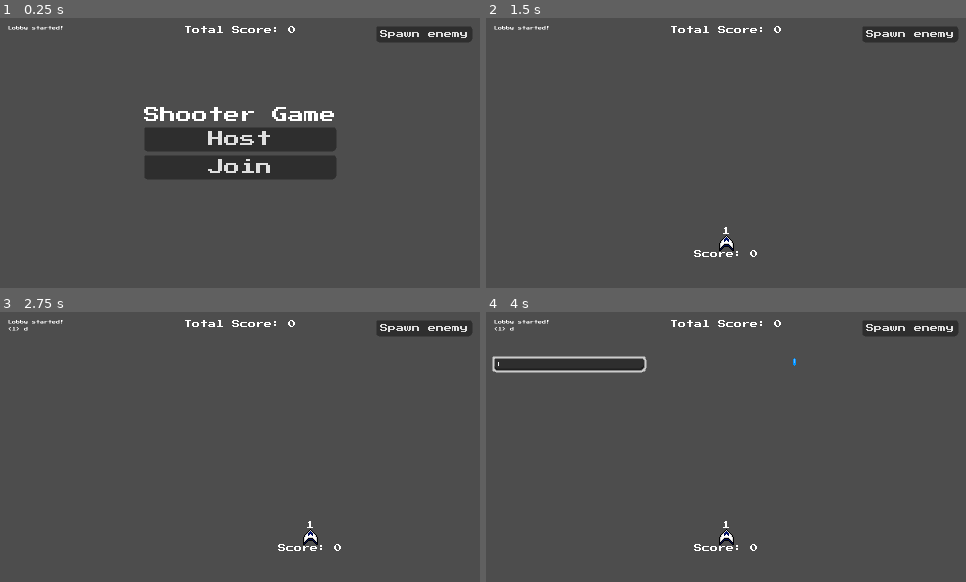
Above: before the commit, frames 1-4 (two rows, left to right).
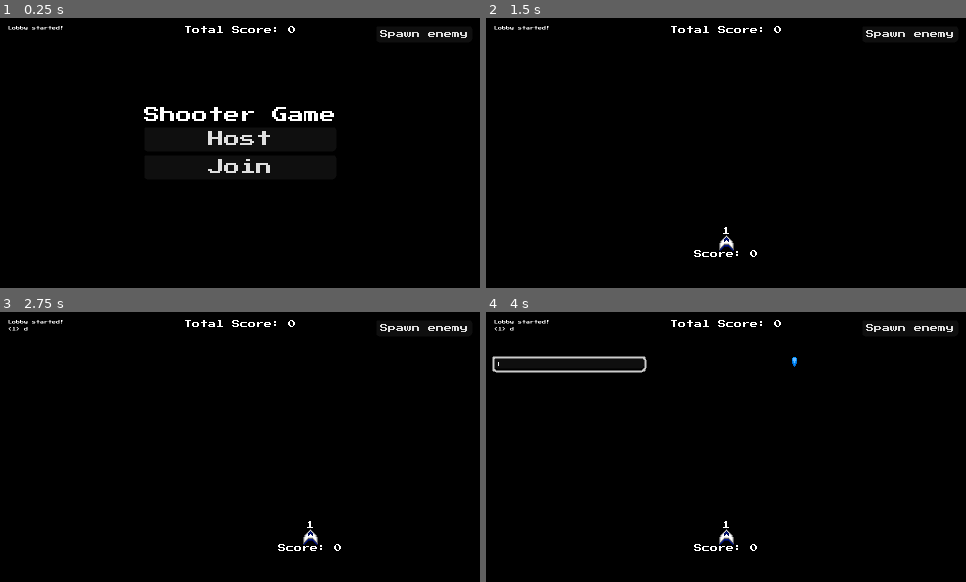
Above: after the commit, the same moments.

Repository: Intedai/MultiplayerShooter
Game: Godot game, scene res://game.tscn
Same seed, same stepped clock (60 frames per second), same inputs: the game is played once before the commit and once after it.
Inputs:
- Up to frame 1 (0.25 s): no input
- Up to frame 2 (1.5 s): click "Spawn enemy" at 0.5 s; click "Host" at 1.25 s
- Up to frame 3 (2.75 s): tap Enter (chat) at 2 s; hold D (move_right) from 2.03 s (still down); hold Enter (chat) from 2.03 s (still down)
- Up to frame 4 (4 s): release D (move_right) at 2.78 s; release Enter (chat) at 2.78 s; hold A (move_left) 2.78-3.53 s; tap Space (shoot) at 2.85 s; hold D (move_right) from 3.53 s (still down); hold Enter (chat) from 3.53 s (still down)

The runs differ from the first frame. In frame 1, 98% of the frame differs, in the area x 0-100%, y 0-100%; in frame 2, 99%; in frame 3, 99%; in frame 4, 99%.

Commit message:
Update sprites, collision shapes and sky color

Diff:
--- a/Bullet/bullet.tscn
+++ b/Bullet/bullet.tscn
@@ -2,9 +2,6 @@
 
 [ext_resource type="Script" uid="uid://cg8cux3s0hne5" path="res://Bullet/bullet.gd" id="1_4qwpv"]
 [ext_resource type="Texture2D" uid="uid://cedcqinijiuu1" path="res://Bullet/bullet.png" id="2_6rx1x"]
-
-[sub_resource type="RectangleShape2D" id="RectangleShape2D_628gt"]
-size = Vector2(1, 3)
 
 [node name="Bullet" type="Area2D" unique_id=85254206]
 script = ExtResource("1_4qwpv")
@@ -14,11 +11,11 @@
 [node name="Sprite2D" type="Sprite2D" parent="." unique_id=1691686963]
 texture = ExtResource("2_6rx1x")
 
-[node name="CollisionShape2D" type="CollisionShape2D" parent="." unique_id=967822758]
-shape = SubResource("RectangleShape2D_628gt")
+[node name="VisibleOnScreenNotifier2D" type="VisibleOnScreenNotifier2D" parent="." unique_id=990529604]
+rect = Rect2(-2, -5, 5, 10)
 
-[node name="VisibleOnScreenNotifier2D" type="VisibleOnScreenNotifier2D" parent="." unique_id=990529604]
-rect = Rect2(-1.5, -2.5, 3, 5)
+[node name="CollisionPolygon2D" type="CollisionPolygon2D" parent="." unique_id=1371227570]
+polygon = PackedVector2Array(-1, -5, 2, -5, 2, -4, 3, -4, 3, -3, -2, -3, -2, -4, -1, -4)
 
 [connection signal="area_entered" from="." to="." method="_on_area_entered"]
 [connection signal="screen_exited" from="VisibleOnScreenNotifier2D" to="." method="_on_visible_on_screen_notifier_2d_screen_exited"]
--- a/Enemies/Enemy.tscn
+++ b/Enemies/Enemy.tscn
@@ -18,7 +18,7 @@
 texture = ExtResource("2_4isyn")
 
 [node name="CollisionPolygon2D" type="CollisionPolygon2D" parent="." unique_id=1796789046]
-polygon = PackedVector2Array(4, 8, 4, 7, 5, 7, 5, 6, 6, 6, 6, 3, 7, 3, 7, -4, -6, -4, -6, 3, -5, 3, -5, 6, -4, 6, -4, 7, -3, 7, -3, 8)
+polygon = PackedVector2Array(4, 8, 4, 7, 5, 7, 5, 6, 6, 6, 6, 3, 7, 3, 7, 2, -6, 2, -6, 3, -5, 3, -5, 6, -4, 6, -4, 7, -3, 7, -3, 8)
 
 [node name="MultiplayerSynchronizer" type="MultiplayerSynchronizer" parent="." unique_id=1545558509]
 replication_config = SubResource("SceneReplicationConfig_4isyn")
--- a/project.godot
+++ b/project.godot
@@ -71,5 +71,6 @@
 
 textures/canvas_textures/default_texture_filter=0
 rendering_device/driver.windows="d3d12"
+environment/defaults/default_clear_color=Color(0, 0, 0, 1)
 2d/snap/snap_2d_transforms_to_pixel=true
 2d/snap/snap_2d_vertices_to_pixel=true
Binary file changed: Bullet/bullet.png
Binary file changed: Enemies/enemy.png
Binary file changed: Player/player.png
